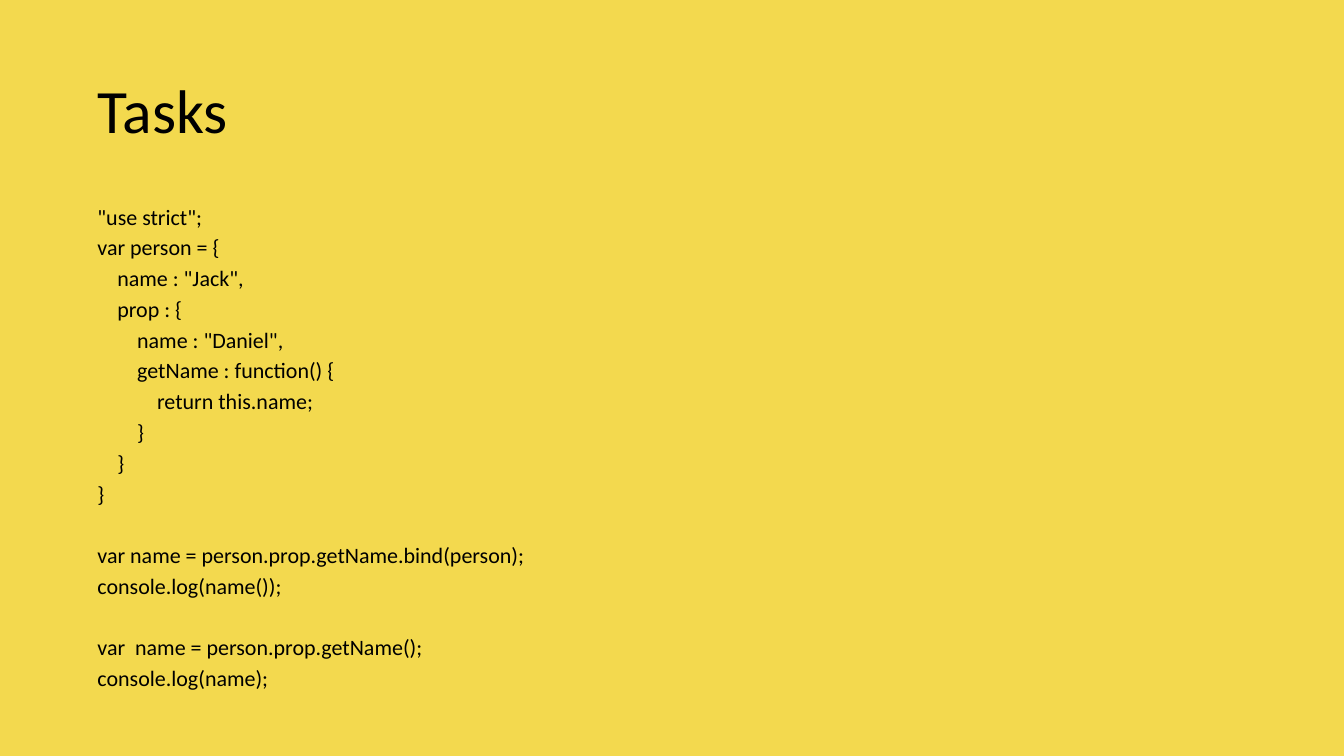
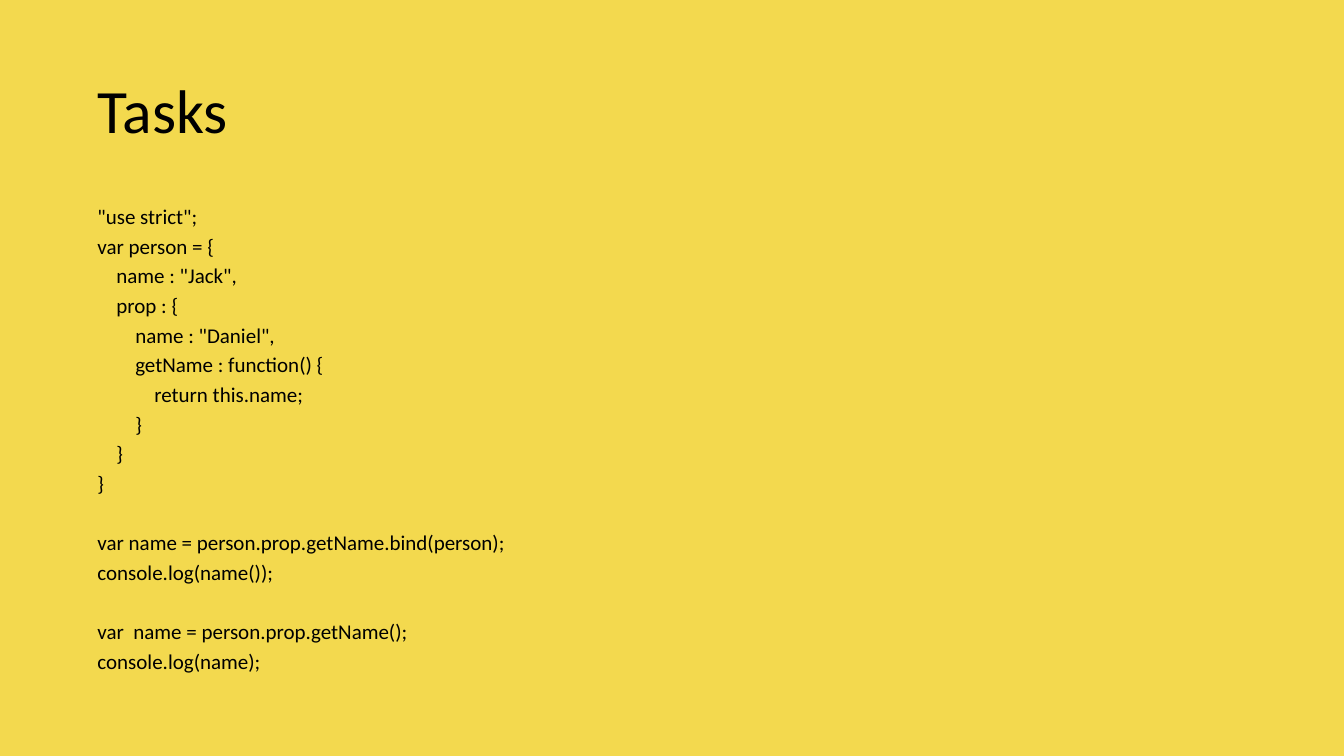
Before and after one commit to vishwanantha/javascript-101, a slide deck: slide 28 of ppt/004 - Call Apply Bind.pptx. Drawn at 1344x756 pixels with LibreOffice and Linux fonts; fonts in the diff are those of the drawing; background and template pictures are left out. Boxes give left, top, right and bottom in pixels: in the first picture for what was removed or moved away, otherwise in the second. Text is boxed around its words. In the diff, an @@ line names an element or a change of style, - is before the commit and + after.

```diff
--- a/ppt/004 - Call Apply Bind.pptx
+++ b/ppt/004 - Call Apply Bind.pptx
@@ text ""use strict";" at bbox=[97, 209, 505, 673]: size 15.7 to 15 pt @@
```
Also in this commit, not shown: 11 other slides changed, 1 slide added, 1 slide removed.
